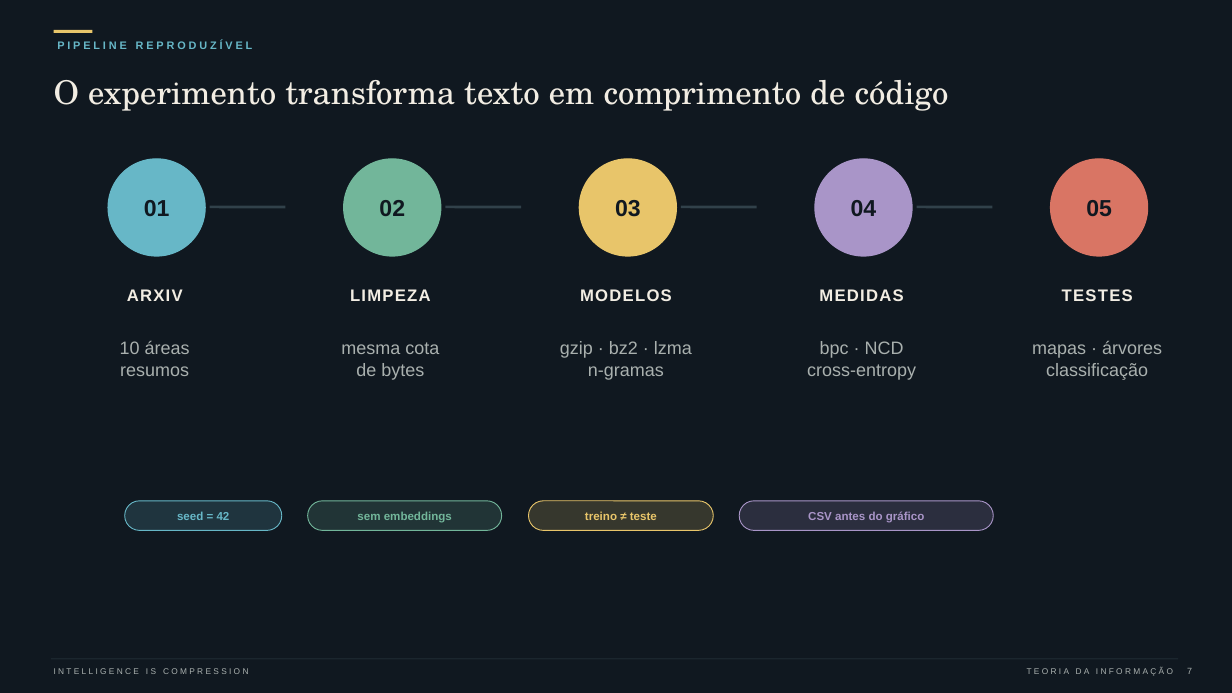
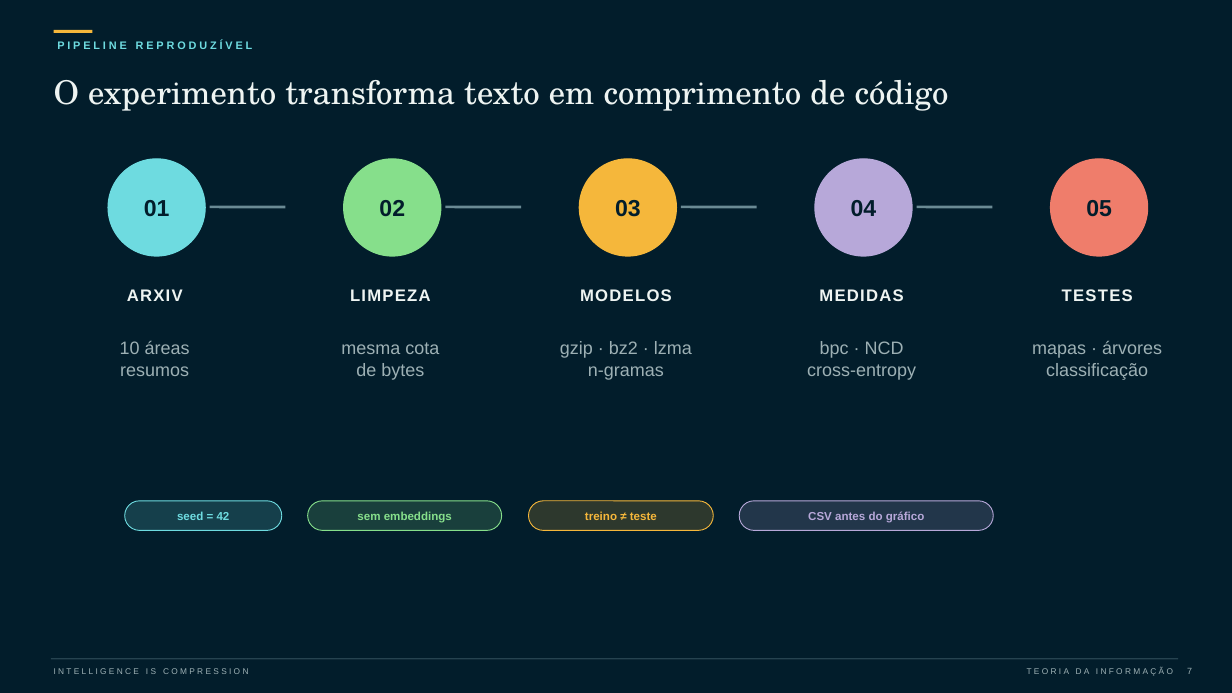
Before and after one commit to QueirozzMath/intelligence-is-compression, a slide deck: slide 7 of deliverables/intelligence_is_compression_20min.pptx. Drawn at 1232x693 pixels with LibreOffice and Linux fonts; fonts in the diff are those of the drawing. Boxes give left, top, right and bottom in pixels: in the first picture for what was removed or moved away, otherwise in the second. Text is boxed around its words. In the diff, an @@ line names an element or a change of style, - is before the commit and + after.

```diff
--- a/deliverables/intelligence_is_compression_20min.pptx
+++ b/deliverables/intelligence_is_compression_20min.pptx
@@ background #101820 to #021D2B @@
@@ line (54, 31) - (92, 31): stroke #E8C56A 2.4 pt to #F5B73B 2.4 pt @@
@@ text "PIPELINE REPRODUZÍVEL" at bbox=[57, 41, 253, 49]: text colour #67B7C7 to #6EDBE0 @@
@@ ellipse at bbox=[108, 159, 205, 256]: fill #67B7C7 to #6EDBE0; outline #67B7C7 1 pt to #6EDBE0 1 pt @@
@@ ellipse at bbox=[344, 159, 441, 256]: fill #72B69A to #86DF8B; outline #72B69A 1 pt to #86DF8B 1 pt @@
@@ ellipse at bbox=[579, 159, 677, 256]: fill #E8C56A to #F5B73B; outline #E8C56A 1 pt to #F5B73B 1 pt @@
@@ ellipse at bbox=[815, 159, 912, 256]: fill #A995C8 to #B7A8D9; outline #A995C8 1 pt to #B7A8D9 1 pt @@
@@ text colour #101820 to #021D2B in 5 elements at bbox=[144, 200, 170, 216], bbox=[379, 200, 405, 216], bbox=[615, 200, 641, 217], bbox=[851, 200, 877, 216], bbox=[1086, 200, 1112, 217] @@
@@ ellipse at bbox=[1051, 159, 1148, 256]: fill #D97564 to #EF7D6B; outline #D97564 1 pt to #EF7D6B 1 pt @@
@@ line (210, 207) - (286, 207): stroke #31414A 2 pt to #6A8A94 2 pt @@
@@ line (445, 207) - (521, 207): stroke #31414A 2 pt to #6A8A94 2 pt @@
@@ line (681, 207) - (757, 207): stroke #31414A 2 pt to #6A8A94 2 pt @@
@@ line (917, 207) - (993, 207): stroke #31414A 2 pt to #6A8A94 2 pt @@
@@ text colour #F2EDE3 to #EEF4F2 in 6 elements at bbox=[54, 80, 949, 111], bbox=[127, 289, 183, 301], bbox=[350, 289, 431, 301], bbox=[580, 289, 672, 301], bbox=[819, 289, 903, 301], bbox=[1062, 289, 1133, 301] @@
@@ text "seed = 42" at bbox=[177, 511, 230, 520]: text colour #67B7C7 to #6EDBE0 @@
@@ rounded rectangle at bbox=[125, 501, 282, 531]: fill #67B7C7 at 18% opacity to #6EDBE0 at 18% opacity; outline #67B7C7 0.7 pt to #6EDBE0 0.7 pt @@
@@ text "sem embeddings" at bbox=[357, 511, 452, 523]: text colour #72B69A to #86DF8B @@
@@ rounded rectangle at bbox=[308, 501, 502, 531]: fill #72B69A at 18% opacity to #86DF8B at 18% opacity; outline #72B69A 0.7 pt to #86DF8B 0.7 pt @@
@@ text "treino ≠ teste" at bbox=[585, 511, 657, 520]: text colour #E8C56A to #F5B73B @@
@@ rounded rectangle at bbox=[529, 501, 714, 531]: fill #E8C56A at 18% opacity to #F5B73B at 18% opacity; outline #E8C56A 0.7 pt to #F5B73B 0.7 pt @@
@@ text "CSV antes do gráfico" at bbox=[808, 511, 925, 523]: text colour #A995C8 to #B7A8D9 @@
@@ rounded rectangle at bbox=[739, 501, 994, 531]: fill #A995C8 at 18% opacity to #B7A8D9 at 18% opacity; outline #A995C8 0.7 pt to #B7A8D9 0.7 pt @@
@@ line (51, 659) - (1178, 659): stroke #31414A 0.45 pt to #6A8A94 0.45 pt @@
```
Also in this commit, not shown: 17 other slides changed, 19 other files.
